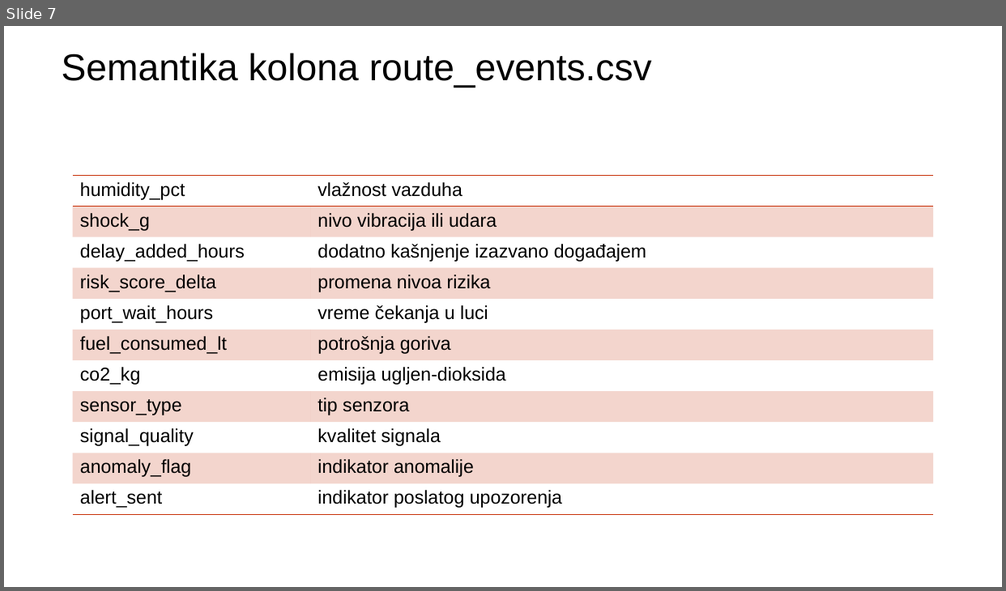
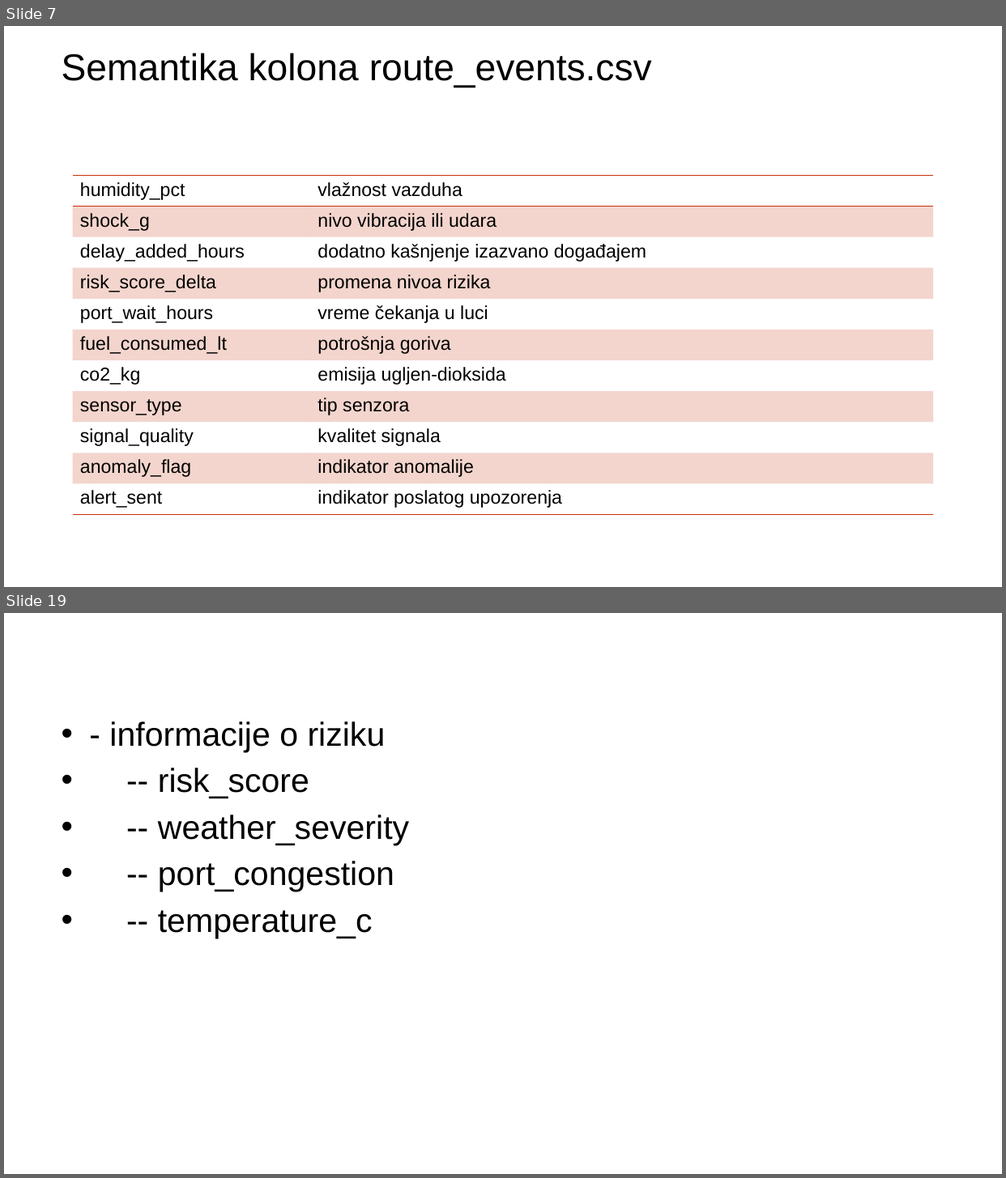
Before and after one commit to annaopi/sbp-projekat, a slide deck: Analiza pametne logistike globalnog uvoza (1).pptx. Shown one above the other, each under a label of ours: slide 7 before the commit, slides 7 and 19 after it; the slides between them are not shown. The pictures are 1006x591 and 1006x1178 pixels, drawn with LibreOffice and Linux fonts; fonts in the diff are those of the drawing; background and template pictures are left out. Boxes give left, top, right and bottom in pixels: in the first picture for what was removed or moved away, otherwise in the second. Text is boxed around its words. In the diff, an @@ line names an element or a change of style, - is before the commit and + after.

```diff
--- a/Analiza pametne logistike globalnog uvoza (1).pptx
+++ b/Analiza pametne logistike globalnog uvoza (1).pptx
@@ slide 19 added at bbox=[4, 613, 1002, 1174], background picture (left out) @@
@@ text added at bbox=[109, 722, 409, 939], 32 pt, text #000000 @@
+• - informacije o riziku
+• -- risk_score
+• -- weather_severity
+• -- port_congestion
+• -- temperature_c
```
Also in this commit, not shown: 2 slides changed, 10 other slides added.
